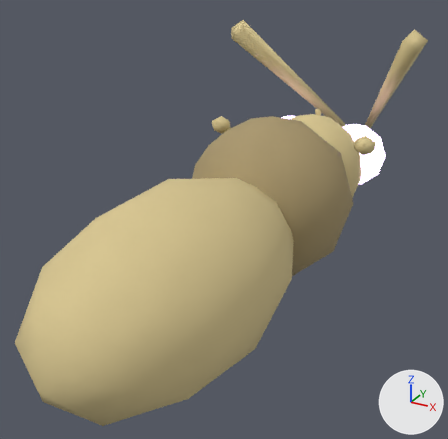
The glTF model assets-src/polilla/polilla_game_raw.glb as it was, and as the next commit left it.
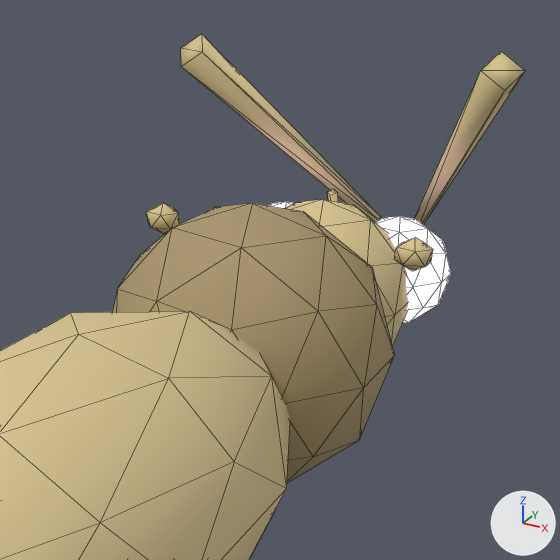
Each version is shown whole from a camera (50 mm lens) standing at (0.666, -0.575, 0.669) and looking at (-0.058, 0.741, 0.011), then close up on the part from 29% to 100% of the width and 0% to 73% of the height. The axes (+X, +Y, +Z) are drawn at lower right. The lights are the same throughout. The first two pictures are the older version. The close-ups show mesh edges as thin lines.

In view in the first close-up: 'Polilla'.
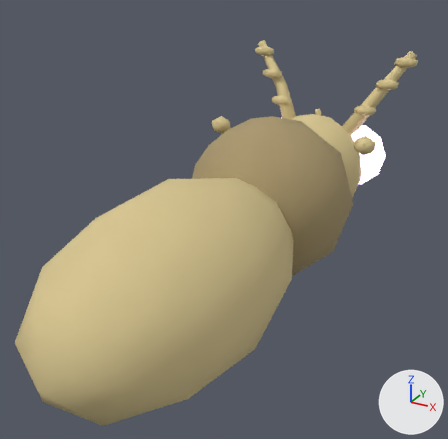
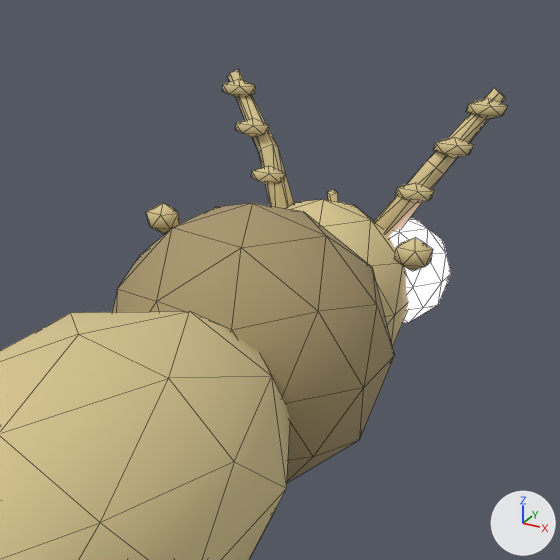
What differs and where, as boxes (x1, y1, x2, y2) in the close-ups (560 x 560 px):
'Polilla', reshaped: before (0, 34, 525, 560); after (0, 70, 508, 560)
part 1 of me_polilla, added (beige): after (395, 183, 435, 203)
part 2 of me_polilla, added (beige): after (434, 137, 474, 158)
part 3 of me_polilla, added (beige): after (466, 98, 508, 119)
part 4 of me_polilla, added (beige): after (251, 166, 286, 184)
part 5 of me_polilla, added (beige): after (235, 118, 269, 137)
part 6 of me_polilla, added (beige): after (222, 79, 256, 97)
part 7 of me_polilla, added: after (374, 88, 506, 236)
part 8 of me_polilla, added (beige): after (227, 70, 294, 208)
part 9 of me_polilla, deleted (beige): before (181, 34, 525, 225)

The change in detail:
me_polilla is used by ob_polilla; location (0.0, 0.0, 0.0).
me_polilla had 282 vertices, 516 faces and spanned x -0.31..0.31, y 0.0..1.66, z -0.21..0.46.
me_polilla now has 368 vertices, 664 faces and spans x -0.27..0.27, y 0.0..1.4, z -0.21..0.39.
me_polilla part 1: a new loose piece, an icosphere of 20 faces spanning x 0.105..0.174, y 1.257..1.297, z 0.193..0.229, in mat_body (beige #d8c690).
me_polilla part 2: a new loose piece, an icosphere of 20 faces spanning x 0.156..0.225, y 1.29..1.33, z 0.271..0.307, in mat_body (beige #d8c690).
me_polilla part 3: a new loose piece, an icosphere of 20 faces spanning x 0.198..0.268, y 1.317..1.358, z 0.336..0.372, in mat_body (beige #d8c690).
me_polilla part 4: a new loose piece, an icosphere of 20 faces spanning x -0.174..-0.105, y 1.257..1.297, z 0.193..0.229, in mat_body (beige #d8c690).
me_polilla part 5: a new loose piece, an icosphere of 20 faces spanning x -0.225..-0.156, y 1.29..1.33, z 0.271..0.307, in mat_body (beige #d8c690).
me_polilla part 6: a new loose piece, an icosphere of 20 faces spanning x -0.268..-0.198, y 1.317..1.358, z 0.336..0.372, in mat_body (beige #d8c690).
me_polilla part 7: a new loose piece of 15 vertices spanning x 0.06..0.26, y 1.22..1.36, z 0.11..0.39, in mat_body (beige #d8c690).
me_polilla part 8: a new loose piece of 15 vertices spanning x -0.26..-0.06, y 1.22..1.36, z 0.11..0.39, in mat_body (beige #d8c690).
Part 9, on me_polilla:
16 vertices are removed from x -0.31..0.31, y 1.21..1.66, z 0.04..0.46.
24 faces are deleted.
